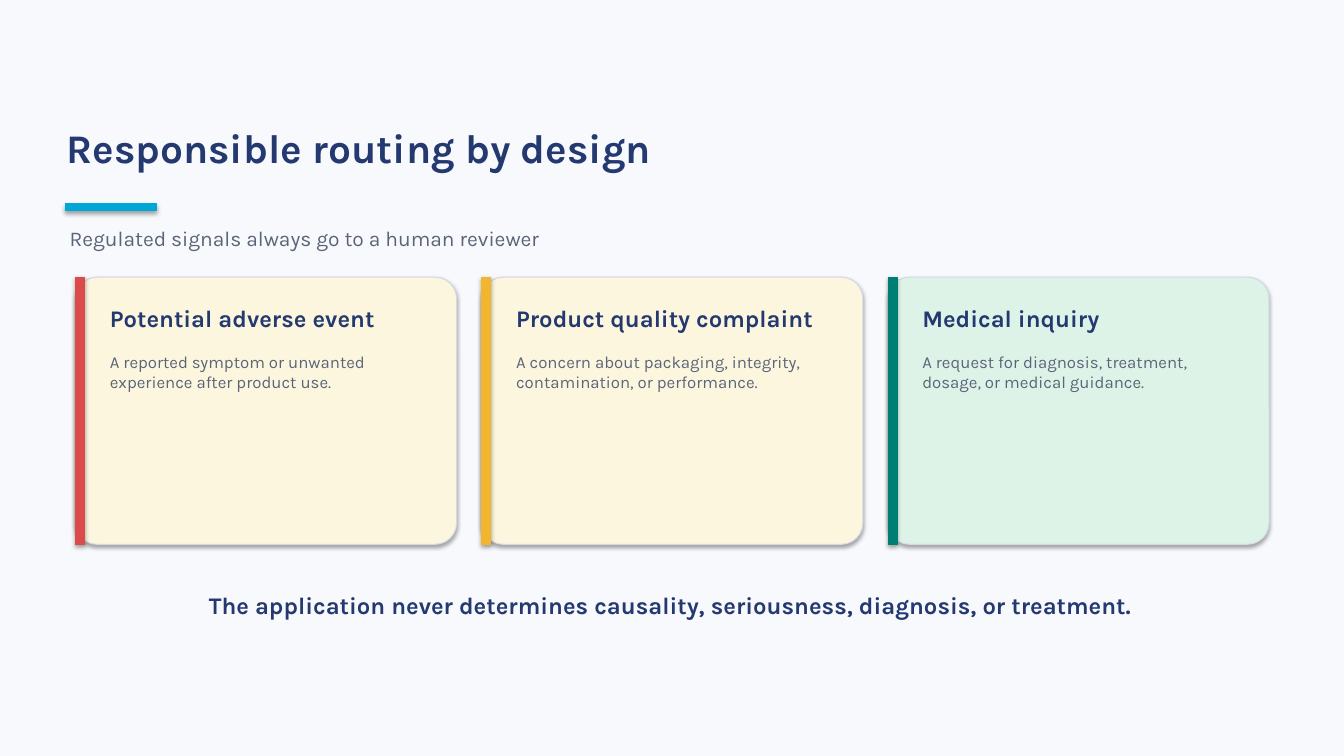
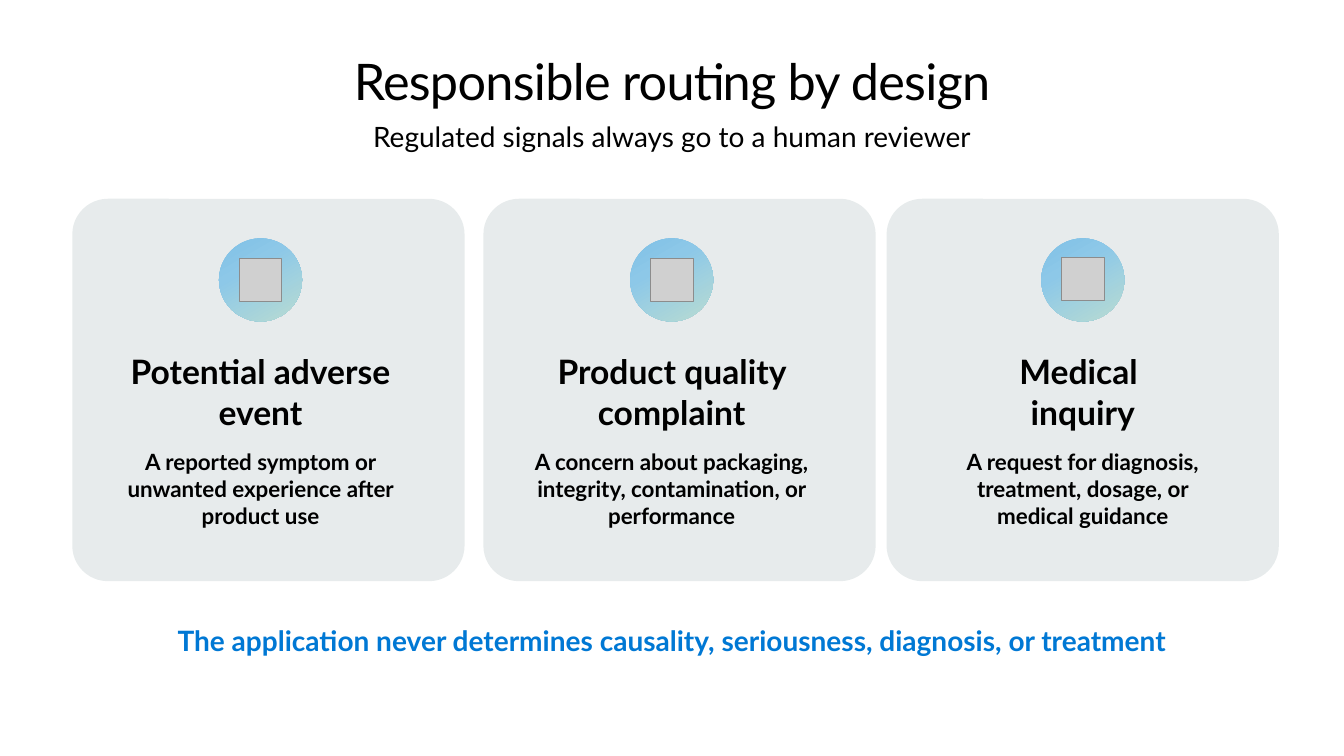
Before and after one commit to microsoft/aitour27-ILL335-building-deploying-ai-agents-with-microsoft-foundry, a slide deck: slide 10 of delivery-resources/ILL335-Attendee-Walkthrough-FY27.pptx. Drawn at 1344x756 pixels with LibreOffice and Linux fonts; fonts in the diff are those of the drawing; grey boxes stand for pictures; background and template pictures are left out. Boxes give left, top, right and bottom in pixels: in the first picture for what was removed or moved away, otherwise in the second. Text is boxed around its words. In the diff, an @@ line names an element or a change of style, - is before the commit and + after.

```diff
--- a/delivery-resources/ILL335-Attendee-Walkthrough-FY27.pptx
+++ b/delivery-resources/ILL335-Attendee-Walkthrough-FY27.pptx
@@ background #F8F9FC to #FFFFFF @@
@@ title "Responsible routing by design": place and size @@
-title "Responsible routing by design" at (67,134,651,173)
+title "Responsible routing by design" at (354,63,991,108)
@@ title "Responsible routing by design" at (354,63,991,108): size 29 to 36 pt, font Karla to Lato, text colour #233970 to #000000, letter spacing 0 to -0.5 pt, bold off; alignment left to centre @@
@@ text "Regulated signals always go to ...": place and size @@
-text "Regulated signals always go to ..." at (70,231,539,251)
+text "Regulated signals always go to ..." at (373,126,971,152)
@@ text "Regulated signals always go to ..." at (373,126,971,152): size 15 to 20 pt, font Karla to Lato, text colour #5B6578 to #000000; alignment left to centre @@
@@ rectangle removed at (66,204,156,211) @@
@@ rounded rectangle: place and size @@
-rounded rectangle at (76,277,457,544)
+rounded rectangle at (73,199,465,581)
@@ rounded rectangle at (73,199,465,581): fill #FCF6DF to #194449 at 10% opacity; outline #D3D9E5 0.75 pt to none; shadow off; proportions changed @@
@@ rounded rectangle at (484,199,876,581): fill #FCF6DF to #194449 at 10% opacity; outline #D3D9E5 0.75 pt to none; shadow off; proportions changed @@
@@ rounded rectangle: place and size @@
-rounded rectangle at (482,277,863,544)
+rounded rectangle at (484,199,876,581)
@@ rounded rectangle: place and size @@
-rounded rectangle at (888,277,1269,544)
+rounded rectangle at (887,199,1279,581)
@@ rounded rectangle at (887,199,1279,581): fill #DEF3E8 to #194449 at 10% opacity; outline #D3D9E5 0.75 pt to none; shadow off; proportions changed @@
@@ ellipse added at (219,238,301,321), fill gradient #7FC0E6 to #8DC8E8 to #B9DCD2 @@
@@ ellipse added at (630,238,713,321), fill gradient #7FC0E6 to #8DC8E8 to #B9DCD2 @@
@@ ellipse added at (1042,238,1124,321), fill gradient #7FC0E6 to #8DC8E8 to #B9DCD2 @@
@@ picture added at (239,258,282,301) @@
@@ picture added at (650,258,694,301) @@
@@ picture added at (1062,257,1105,300) @@
@@ rectangle removed at (76,277,85,544) @@
@@ rectangle removed at (482,277,491,544) @@
@@ rectangle removed at (888,277,897,544) @@
@@ text "Potential adverse event": place and size @@
-text "Potential adverse event" at (110,310,375,328)
+text "Potential adverse event" at (131,359,390,426)
@@ text "Product quality complaint": place and size @@
-text "Product quality complaint" at (516,310,812,333)
+text "Product quality complaint" at (558,359,786,431)
@@ size 17 to 24 pt, font Karla to Lato, text colour #233970 to #000000; alignment left to centre in 3 elements at (558,359,786,431), (131,359,390,426), (1019,359,1137,431) @@
@@ text "Medical inquiry": place and size @@
-text "Medical inquiry" at (922,310,1099,333)
+text "Medical inquiry" at (1019,359,1137,431)
@@ text at (128,453,394,528): text changed; size 12 to 16 pt; font Karla to Lato; text colour #5B6578 to #000000; bold on @@
-A reported symptom or unwanted experience after product use.
+A reported symptom or unwanted experience after product use
@@ text at (535,453,808,528): text changed; size 12 to 16 pt; font Karla to Lato; text colour #5B6578 to #000000; bold on @@
-A concern about packaging, integrity, contamination, or performance.
+A concern about packaging, integrity, contamination, or performance
@@ text at (967,453,1198,528): text changed; size 12 to 16 pt; font Karla to Lato; text colour #5B6578 to #000000; bold on @@
-A request for diagnosis, treatment, dosage, or medical guidance.
+A request for diagnosis, treatment, dosage, or medical guidance
@@ text at (178,630,1165,656): text changed; size 17 to 20 pt; font Karla to Lato; text colour #233970 to gradient #175B9C to #0078D4 to #87ADA2 @@
-The application never determines causality, seriousness, diagnosis, or treatment.
+The application never determines causality, seriousness, diagnosis, or treatment
```
Also in this commit, not shown: 10 other slides changed, 1 other file.
